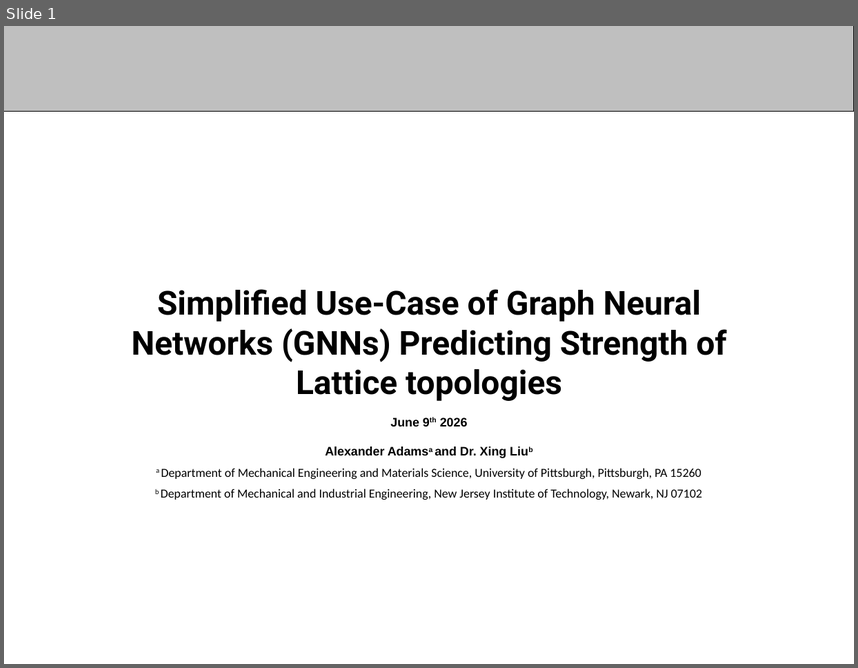
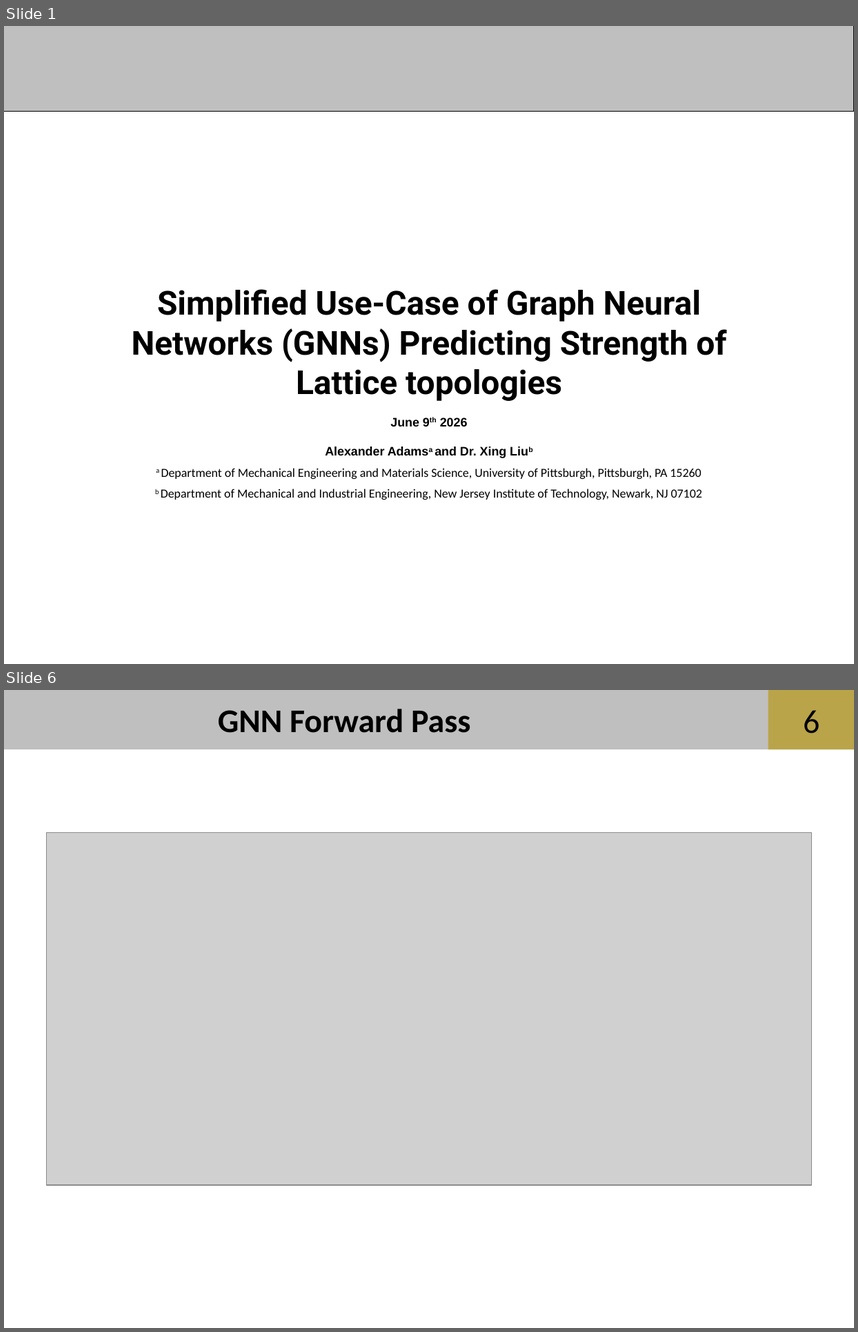
Before and after one commit to aadams2006/NSF-REU-Summer-26, a slide deck: powerpoints/6-2 REU - Copy.pptx. Shown one above the other, each under a label of ours: slide 1 before the commit, slides 1 and 6 after it; the slides between them are not shown. The pictures are 858x668 and 858x1332 pixels, drawn with LibreOffice and Linux fonts; fonts in the diff are those of the drawing; grey boxes stand for pictures; background and template pictures are left out. Boxes give left, top, right and bottom in pixels: in the first picture for what was removed or moved away, otherwise in the second. Text is boxed around its words. In the diff, an @@ line names an element or a change of style, - is before the commit and + after.

```diff
--- a/powerpoints/6-2 REU - Copy.pptx
+++ b/powerpoints/6-2 REU - Copy.pptx
@@ slide 6 added at (4,690,854,1328), background #FFFFFF; not listed: 2 template elements that a slide beside it also shows @@
@@ text added at (218,709,470,733), 28 pt, text #000000, bold @@
+GNN Forward Pass
@@ page number added at (803,710,820,733), 28 pt, text #000000 @@
+6
@@ picture added at (47,833,811,1185) @@
```
Also in this commit, not shown: 11 other slides added, 4 slides removed.
